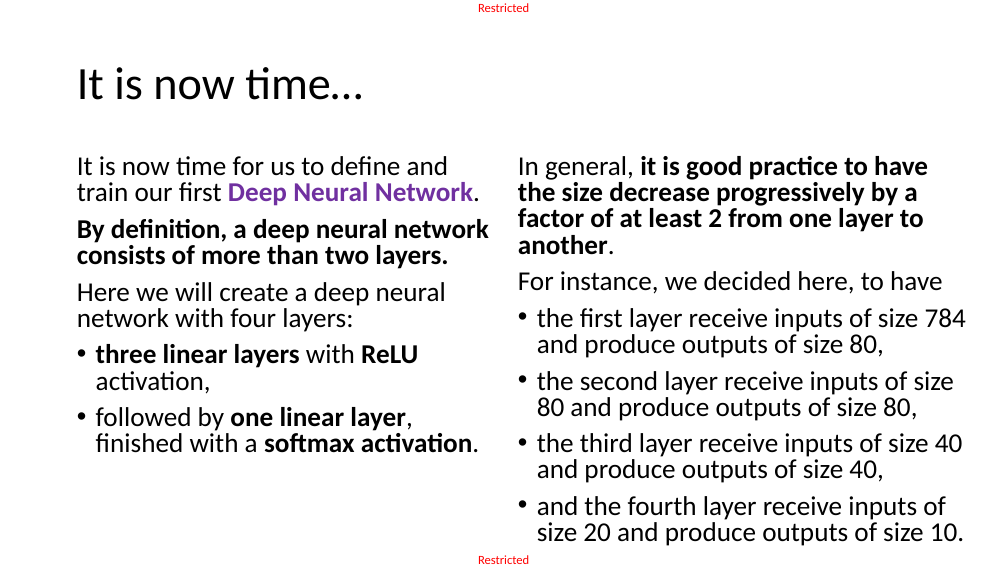
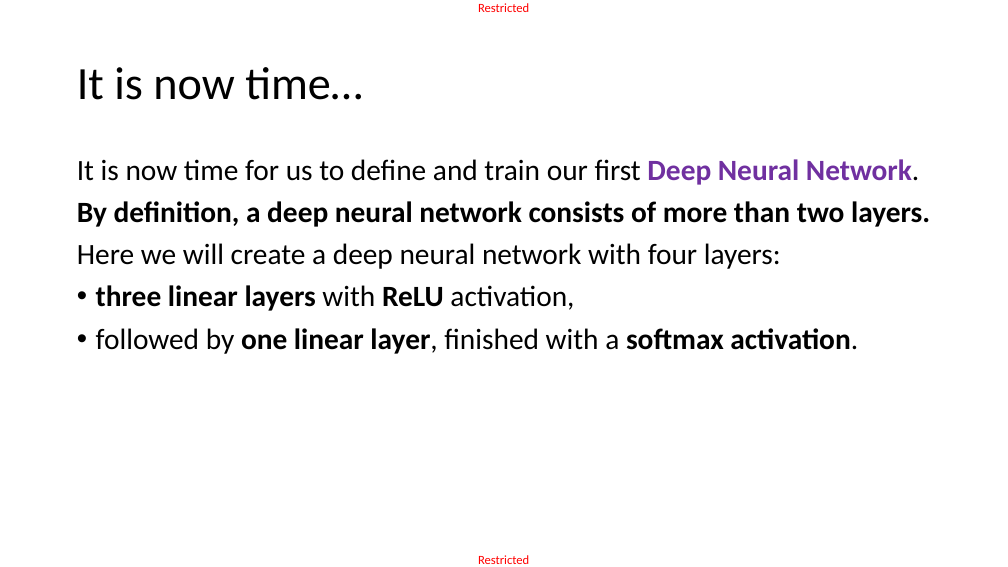
Before and after one commit to matthieudemari/SUTD_DL_50_039, a slide deck: slide 42 of W3/3. W3S3 final/W3S3.pptx (slide 40 before the commit). Drawn at 1008x567 pixels with LibreOffice and Linux fonts; fonts in the diff are those of the drawing. Boxes give left, top, right and bottom in pixels: in the first picture for what was removed or moved away, otherwise in the second. Text is boxed around its words. In the diff, an @@ line names an element or a change of style, - is before the commit and + after.

```diff
--- a/W3/3. W3S3 final/W3S3.pptx
+++ b/W3/3. W3S3 final/W3S3.pptx
@@ text "It is now time for ..." at box(77, 159, 930, 354): size 25.9 to 28 pt; line spacing 0.8 to 0.9 @@
@@ text removed at box(518, 156, 966, 546) @@
-In general, it is good practice to have the size decrease progressively by a factor of at least 2 from one layer to another.
-For instance, we decided here, to have
-• the first layer receive inputs of size 784 and produce outputs of size 80,
-• the second layer receive inputs of size 80 and produce outputs of size 80,
-• the third layer receive inputs of size 40 and produce outputs of size 40,
-• and the fourth layer receive inputs of size 20 and produce outputs of size 10.
```
Also in this commit, not shown: 11 other slides changed, 4 slides added, 7 other files.
